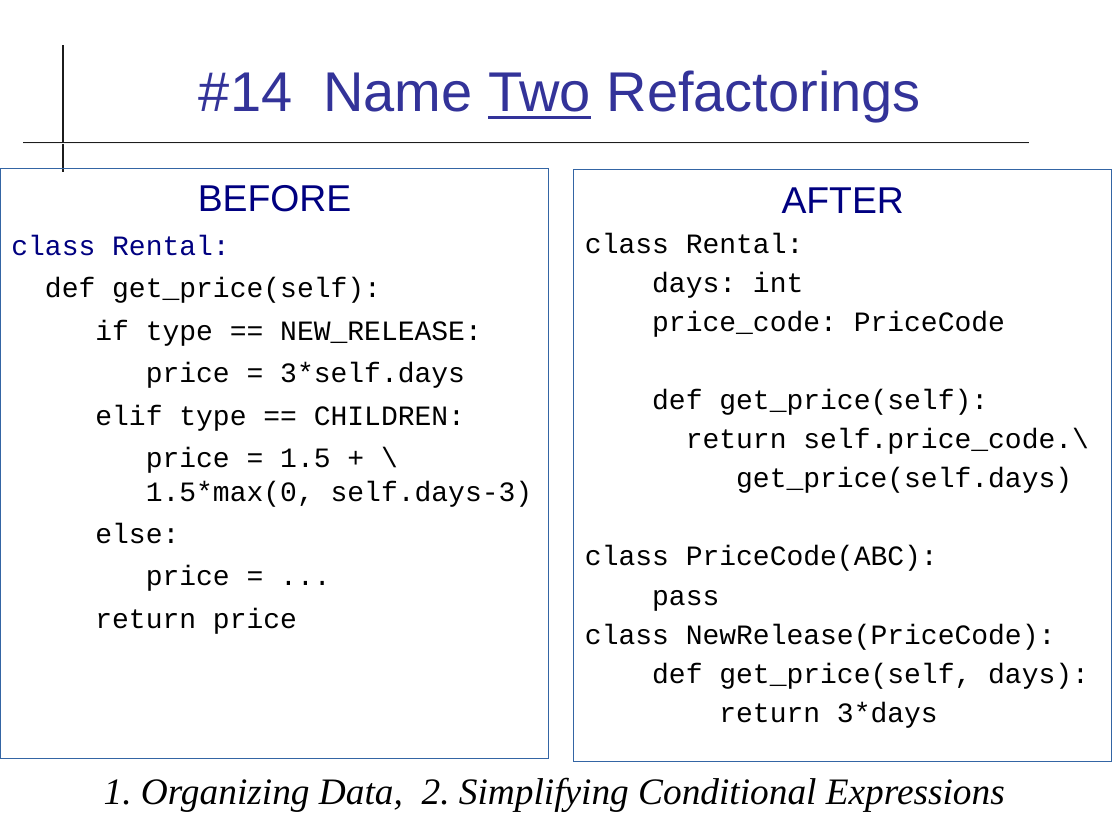
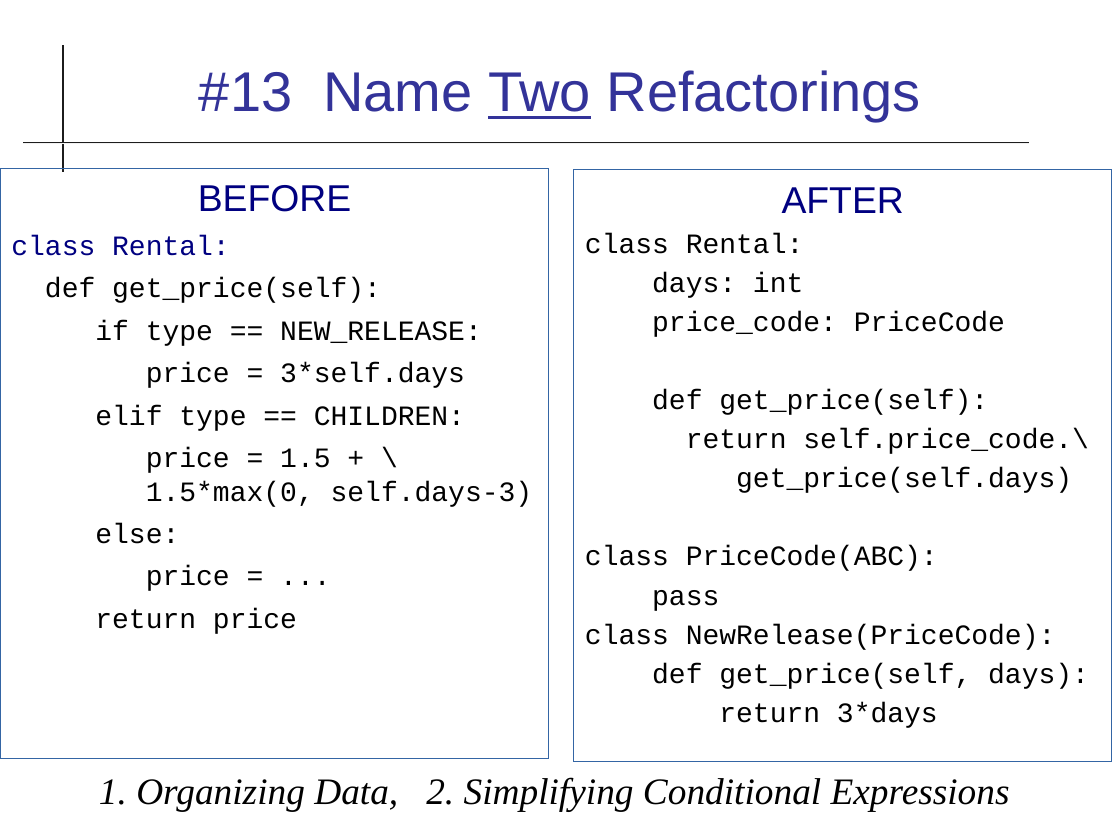
Before and after one commit to cpske/ISP, a slide deck: slide 15 of refactoring/Refactoring-Review.odp (slide 16 before the commit). Drawn at 1120x840 pixels with LibreOffice and Linux fonts; fonts in the diff are those of the drawing. Boxes give left, top, right and bottom in pixels: in the first picture for what was removed or moved away, otherwise in the second. Text is boxed around its words. In the diff, an @@ line names an element or a change of style, - is before the commit and + after.

Commit message:
revise review of Refactoring Signs and Techniques

```diff
--- a/refactoring/Refactoring-Review.odp
+++ b/refactoring/Refactoring-Review.odp
@@ title at (199,70,921,120): text changed @@
-#14 Name Two Refactorings
+#13 Name Two Refactorings
@@ text "1. Organizing Data, 2. Simplifying ..." rewrapped from (104,777,1005,811) to (99,777,1010,811) @@
```
Also in this commit, not shown: 9 other slides changed, 3 slides added, 3 slides removed, 9 other files.
